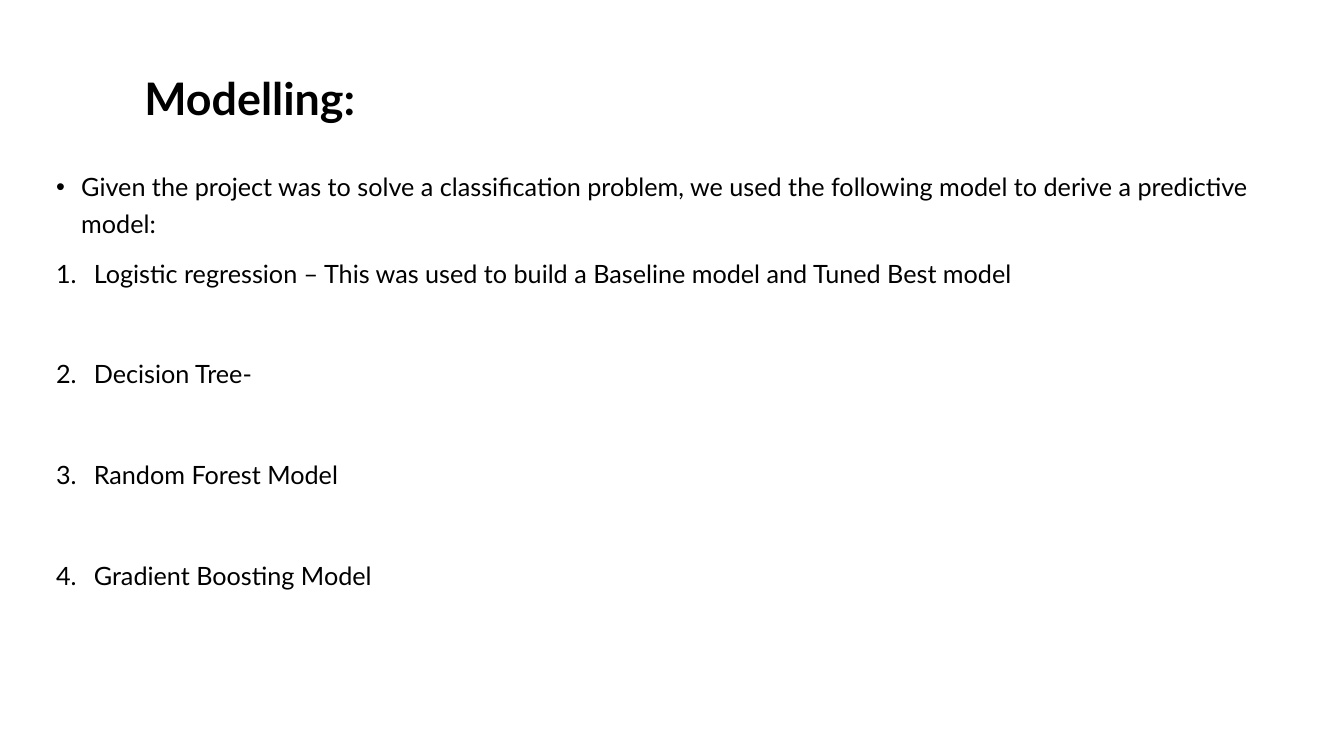
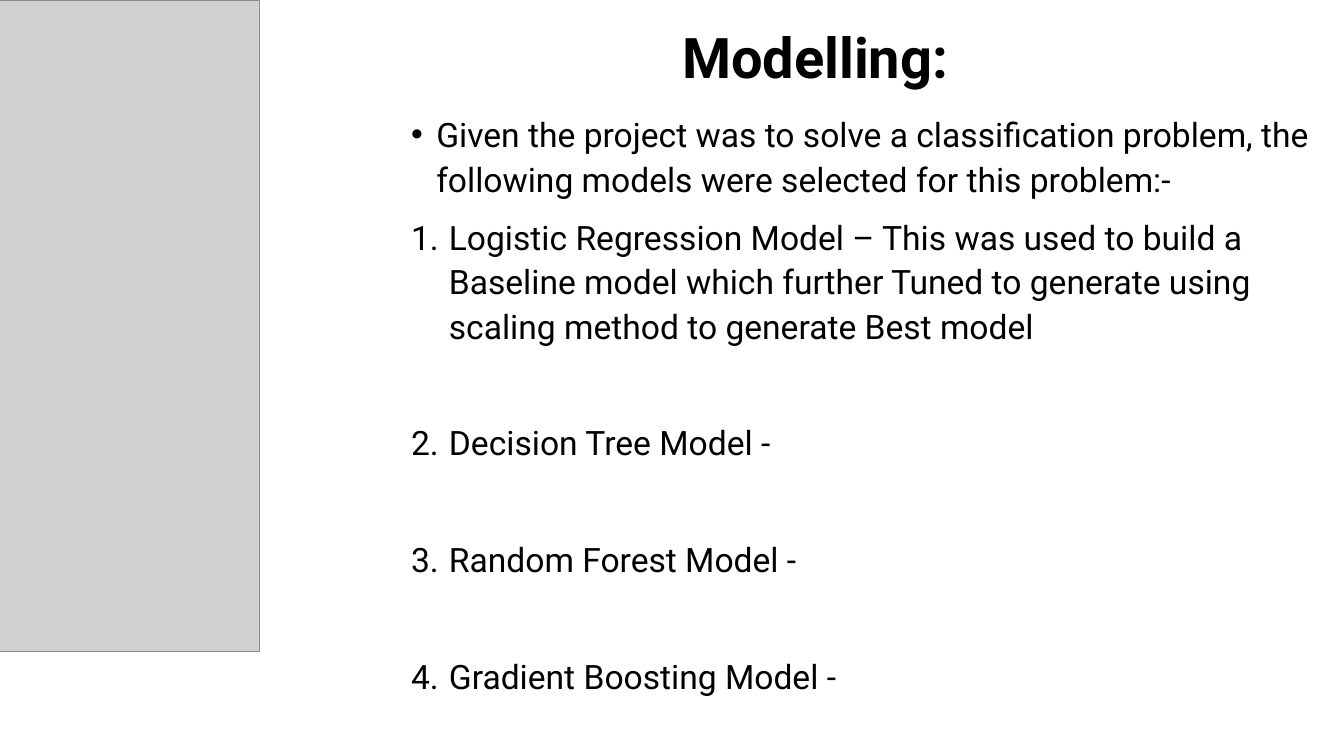
Before and after one commit to DanielKithinji/Phase-3-Data-Science-Project, a slide deck: slide 9 of Customer Churn rate Prediction Model for SyriaTel Company.pptx (slide 6 before the commit). Drawn at 1344x756 pixels with LibreOffice and Linux fonts; fonts in the diff are those of the drawing; grey boxes stand for pictures. Boxes give left, top, right and bottom in pixels: in the first picture for what was removed or moved away, otherwise in the second. Text is boxed around its words. In the diff, an @@ line names an element or a change of style, - is before the commit and + after.

```diff
--- a/Customer Churn rate Prediction Model for SyriaTel Company.pptx
+++ b/Customer Churn rate Prediction Model for SyriaTel Company.pptx
@@ picture added at [0, 0, 259, 652] @@
@@ title "Modelling:": place and size @@
-title "Modelling:" at [144, 81, 355, 123]
+title "Modelling:" at [682, 36, 948, 90]
@@ title "Modelling:" at [682, 36, 948, 90]: size 32 to 40 pt, font Lato to Roboto; vertical alignment bottom to middle @@
@@ text at [436, 121, 1308, 696]: text changed; size 18 to 24 pt; font Lato to Roboto @@
-• Given the project was to solve a classification problem, we used the following model to derive a predictive model:
-1. Logistic regression – This was used to build a Baseline model and Tuned Best model
-2. Decision Tree-
-3. Random Forest Model
-4. Gradient Boosting Model
+• Given the project was to solve a classification problem, the following models were selected for this problem:-
+1. Logistic Regression Model – This was used to build a Baseline model which further Tuned to generate using scaling method to generate Best model
+2. Decision Tree Model -
+3. Random Forest Model -
+4. Gradient Boosting Model -
```
Also in this commit, not shown: 6 other slides changed, 7 slides added, 3 other files.
